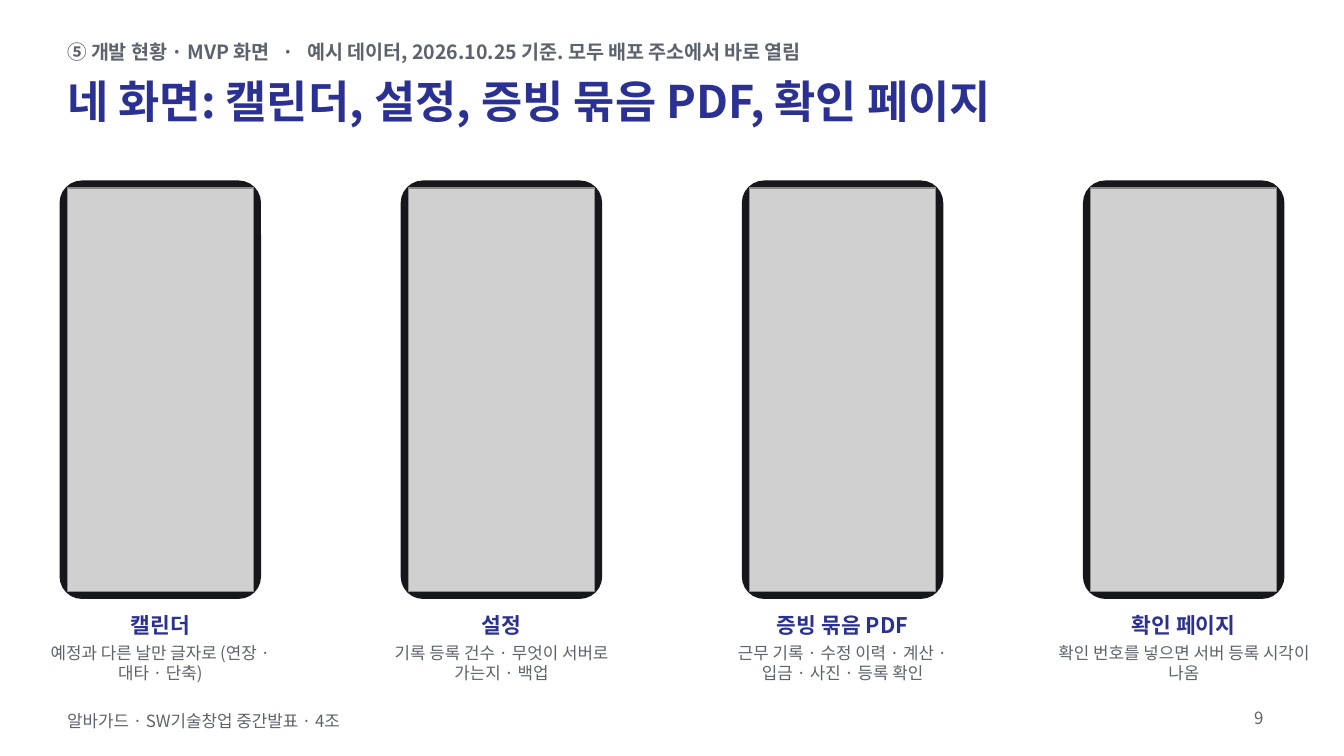
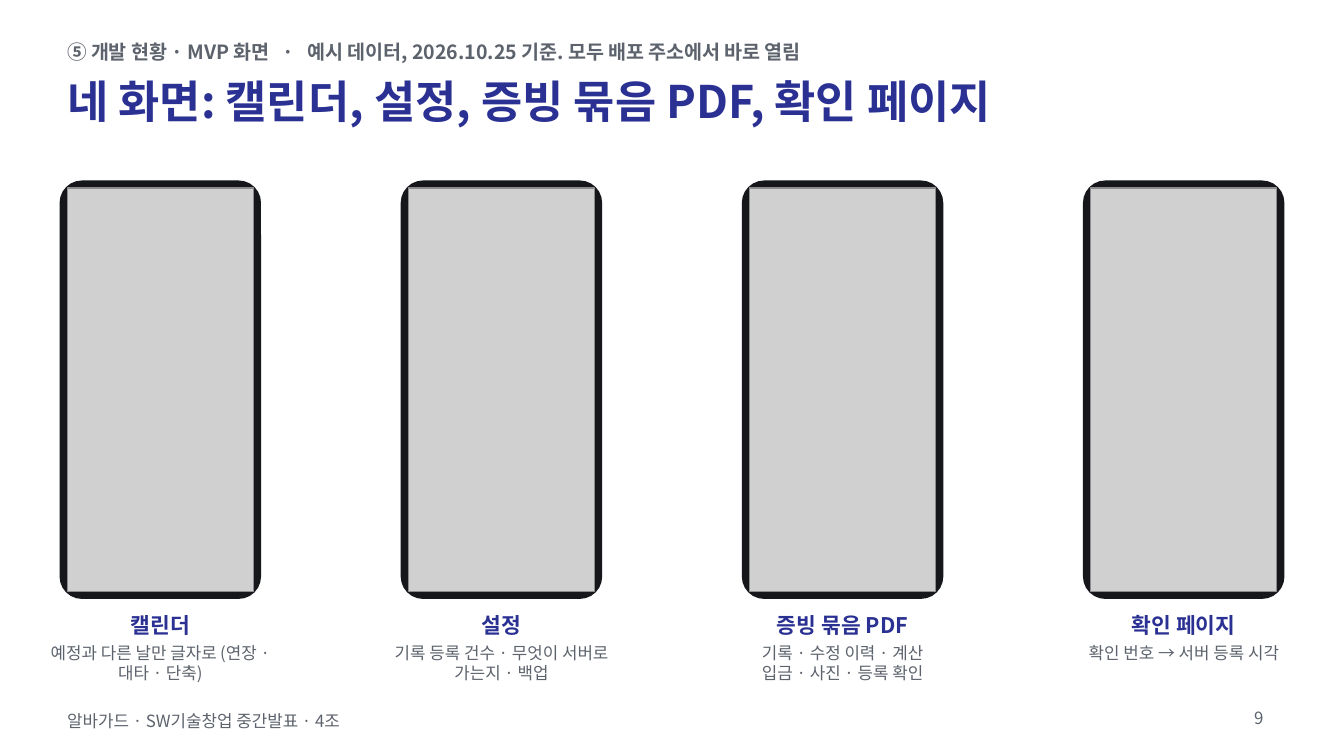
Before and after one commit to jihooni217/albaguard, a slide deck: slide 9 of docs/06_중간발표_PPT.pptx. Drawn at 1344x756 pixels with LibreOffice and Linux fonts; fonts in the diff are those of the drawing; grey boxes stand for pictures. Boxes give left, top, right and bottom in pixels: in the first picture for what was removed or moved away, otherwise in the second. Text is boxed around its words. In the diff, an @@ line names an element or a change of style, - is before the commit and + after.

```diff
--- a/docs/06_중간발표_PPT.pptx
+++ b/docs/06_중간발표_PPT.pptx
@@ text at (762,645,923,681): text changed @@
-근무 기록 · 수정 이력 · 계산 · 입금 · 사진 · 등록 확인
+기록 · 수정 이력 · 계산
+입금 · 사진 · 등록 확인
@@ text at (1089,645,1279,661): text changed @@
-확인 번호를 넣으면 서버 등록 시각이 나옴
+확인 번호 → 서버 등록 시각
```
Also in this commit, not shown: 2 other slides changed, 1 other file.
